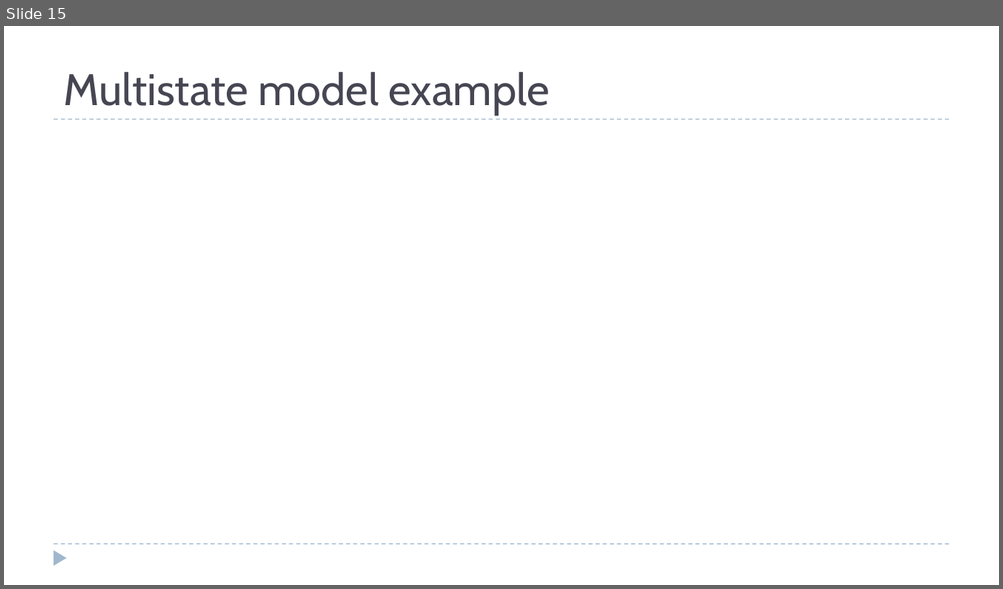
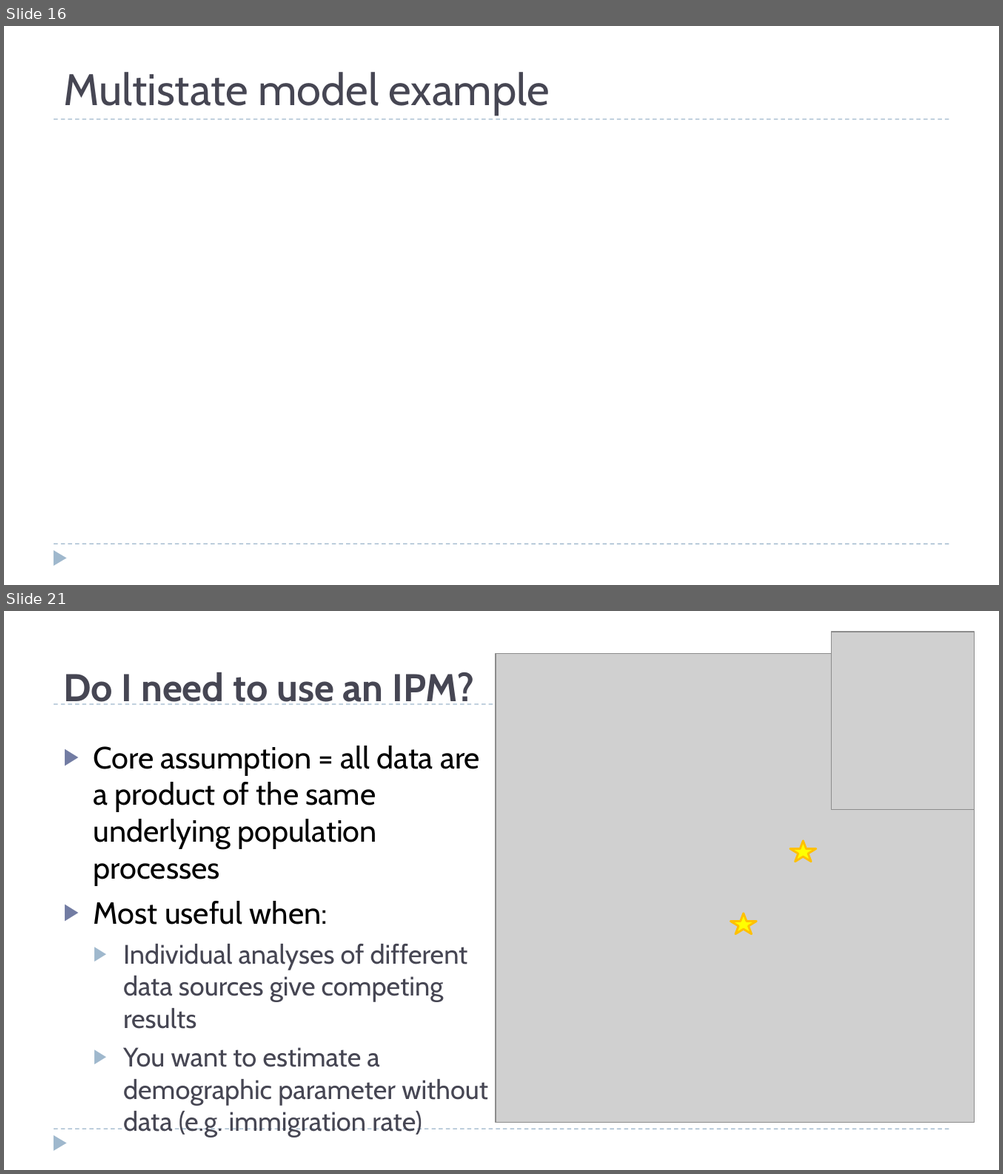
Before and after one commit to ssa200/ssa200.github.io, a slide deck: static/lectures/05_demo-data.pptx. Shown one above the other, each under a label of ours: slide 15 before the commit, slides 16 and 21 after it; the slides between them are not shown. The pictures are 1003x589 and 1003x1174 pixels, drawn with LibreOffice and Linux fonts; fonts in the diff are those of the drawing; grey boxes stand for pictures; background and template pictures are left out. Boxes give left, top, right and bottom in pixels: in the first picture for what was removed or moved away, otherwise in the second. Text is boxed around its words. In the diff, an @@ line names an element or a change of style, - is before the commit and + after.

```diff
--- a/static/lectures/05_demo-data.pptx
+++ b/static/lectures/05_demo-data.pptx
@@ slide 21 added at (4,611,999,1170), background #FFFFFF; not listed: 3 template elements that a slide beside it also shows @@
@@ picture added at (831,632,973,810) @@
@@ picture added at (495,654,973,1123) @@
@@ title added at (63,672,475,705), 28 pt, text #464653, bold @@
+Do I need to use an IPM?
@@ text added at (94,746,488,1135), 19.4 pt, text #464653 @@
+▶ Core assumption = all data are a product of the same underlying population processes
+▶ Most useful when:
+  ▶ Individual analyses of different data sources give competing results
+  ▶ You want to estimate a demographic parameter without data (e.g. immigration rate)
@@ star added at (790,840,816,862), fill #FFFF00, outline #FFC000 1.5 pt @@
@@ star added at (730,914,756,934), fill #FFFF00, outline #FFC000 1.5 pt @@
@@ what was slide 15 is now slide 16 @@
```
Also in this commit, not shown: 1 slide changed, 5 other slides added, 5 other files.
